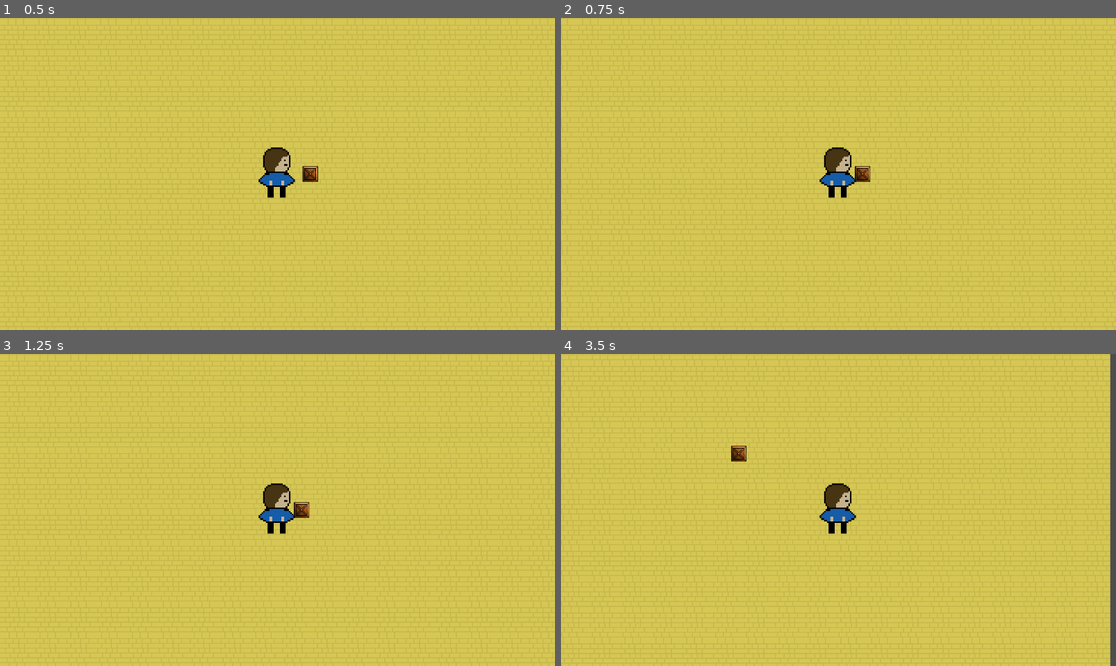
Above: before the commit, frames 1-4 (two rows, left to right).
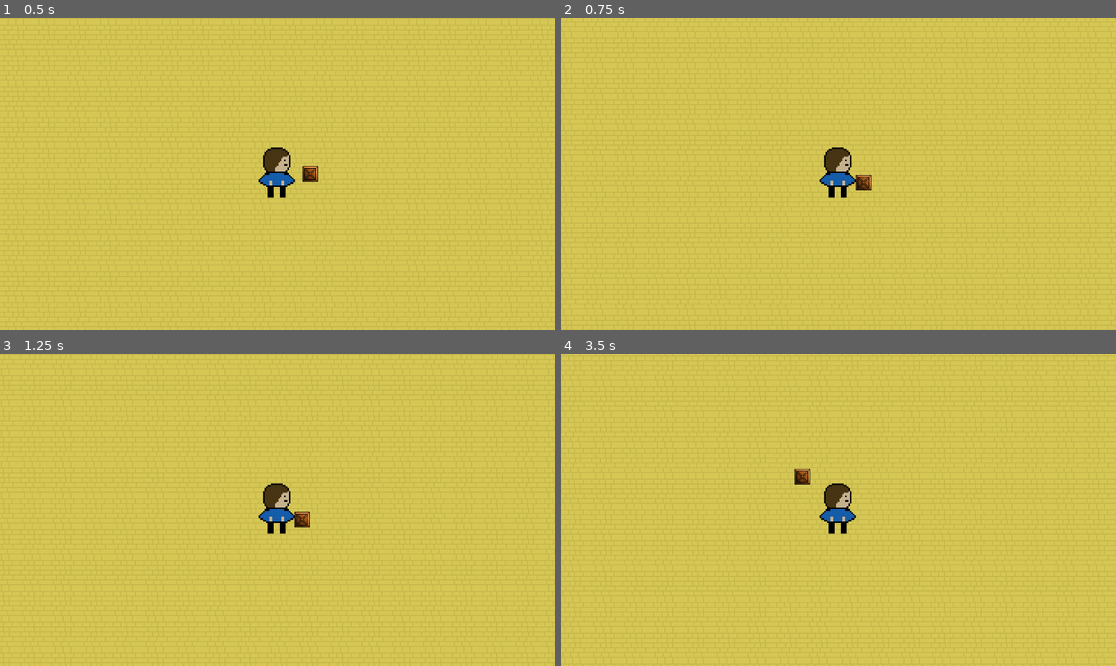
Above: after the commit, the same moments.

Repository: yehorscode/sacrifice
Game: Godot game, scene res://Scenes/stage_0.tscn
Same seed, same stepped clock (60 frames per second), same inputs: the game is played once before the commit and once after it.
Inputs:
- Up to frame 1 (0.5 s): no input
- Up to frame 2 (0.75 s): tap Enter at 0.5 s; hold D (D_Right) from 0.53 s (still down); hold W (W_Foward) from 0.53 s (still down)
- Up to frame 3 (1.25 s): keep holding D (D_Right); keep holding W (W_Foward)
- Up to frame 4 (3.5 s): release D (D_Right) at 1.28 s; release W (W_Foward) at 1.28 s; hold S (S_Backwards) 1.28-2.03 s; tap W (W_Foward) at 1.35, 2.85 s; hold W (W_Foward) 2.03-2.78 s; hold D (D_Right) from 2.03 s (still down)

Frame 1 is identical in both runs. In frame 2, 0.2% of the frame differs, in the area x 52-56%, y 47-56%; in frame 3, 0.2%; in frame 4, 1.4%, in the area x 30-100%, y 0-100%.

Commit message:
body_script

Diff:
--- a/Scripts/character_body_2d.gd
+++ b/Scripts/character_body_2d.gd
@@ -13,7 +13,8 @@
 
 var target_position: Vector2
 var moving: bool = false
-var last_dir: Vector2 = Vector2.ZERO
+var last_dir_x: Vector2 = Vector2.ZERO
+var last_dir_y: Vector2 = Vector2.ZERO
 
 func _ready():
 	target_position = position
@@ -27,22 +28,23 @@
 		handle_input()
 
 func handle_input():
-	var dir = Vector2.ZERO
-
+	var dir_x = Vector2.ZERO
+	var dir_y = Vector2.ZERO
+	if Input.is_action_pressed("W_Foward"):
+		dir_y = Vector2.UP
+		sprite.texture = sprite_up
+	elif Input.is_action_pressed("S_Backwards"):
+		dir_y = Vector2.DOWN
+		sprite.texture = sprite_down
 	if Input.is_action_pressed("D_Right"):
-		dir = Vector2.RIGHT
+		dir_x = Vector2.RIGHT
 		sprite.texture = sprite_right
 	elif Input.is_action_pressed("A_Left"):
-		dir = Vector2.LEFT
+		dir_x = Vector2.LEFT
 		sprite.texture = sprite_left
-	elif Input.is_action_pressed("W_Foward"):
-		dir = Vector2.UP
-		sprite.texture = sprite_up
-	elif Input.is_action_pressed("S_Backwards"):
-		dir = Vector2.DOWN
-		sprite.texture = sprite_down
 
-	if dir != Vector2.ZERO:
-		last_dir = dir
-		target_position = position + dir * grid_size
+	if dir_x != Vector2.ZERO or dir_y != Vector2.ZERO:
+		last_dir_x = dir_x
+		last_dir_y = dir_y
+		target_position = position + (dir_x * grid_size) + (dir_y * grid_size)
 		moving = true
